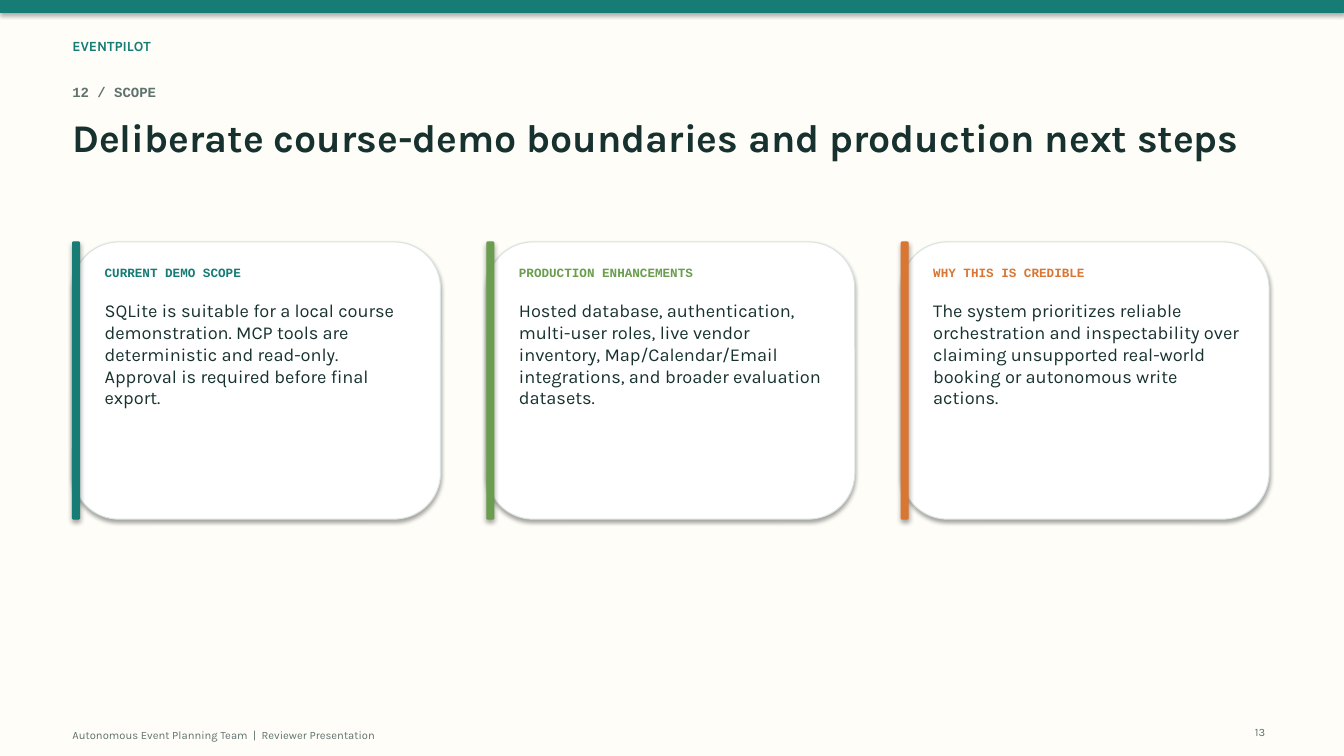
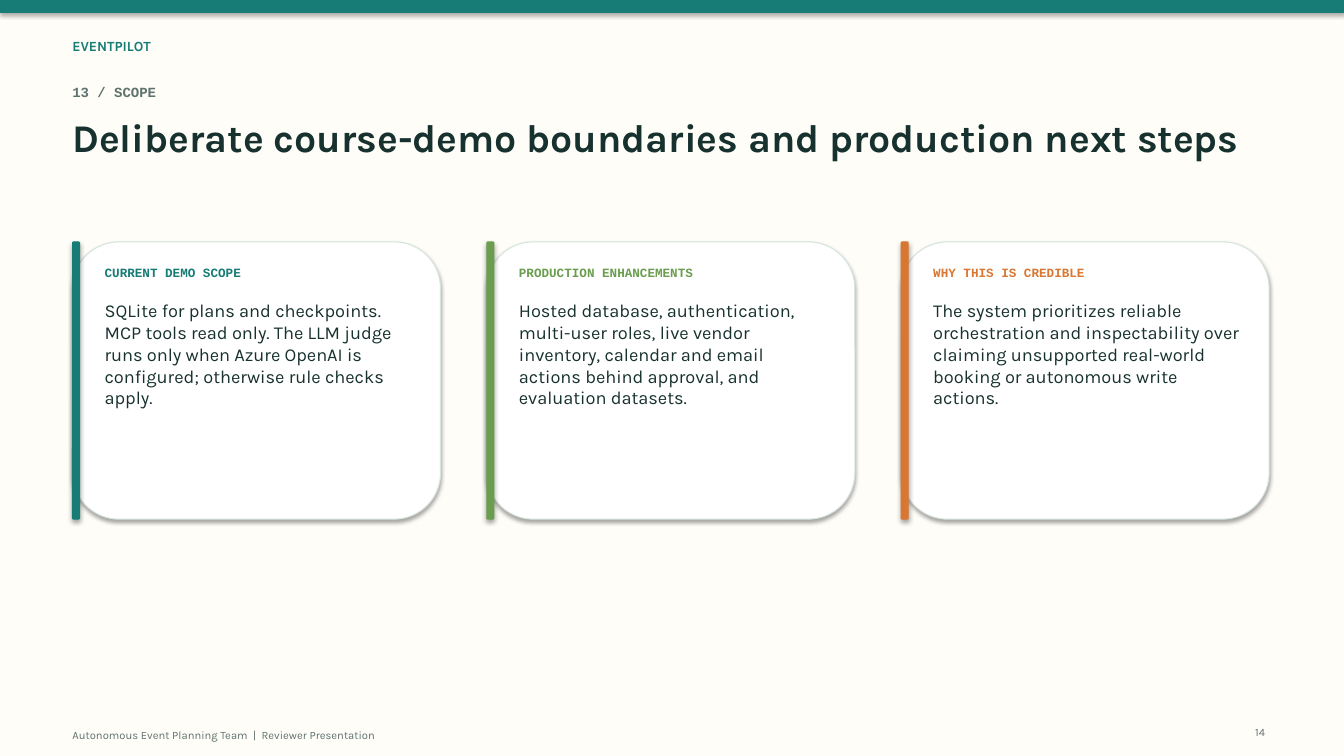
Before and after one commit to SubashNadar/event-pilot, a slide deck: slide 14 of docs/EventPilot_Reviewer_Presentation.pptx (slide 13 before the commit). Drawn at 1344x756 pixels with LibreOffice and Linux fonts; fonts in the diff are those of the drawing. Boxes give left, top, right and bottom in pixels: in the first picture for what was removed or moved away, otherwise in the second. Text is boxed around its words. In the diff, an @@ line names an element or a change of style, - is before the commit and + after.

```diff
--- a/docs/EventPilot_Reviewer_Presentation.pptx
+++ b/docs/EventPilot_Reviewer_Presentation.pptx
@@ text at <box>105,304,391,409</box>: text changed @@
-SQLite is suitable for a local course demonstration. MCP tools are deterministic and read-only. Approval is required before final export.
+SQLite for plans and checkpoints. MCP tools read only. The LLM judge runs only when Azure OpenAI is configured; otherwise rule checks apply.
@@ text at <box>519,304,795,405</box>: text changed @@
-Hosted database, authentication, multi-user roles, live vendor inventory, Map/Calendar/Email integrations, and broader evaluation datasets.
+Hosted database, authentication, multi-user roles, live vendor inventory, calendar and email actions behind approval, and evaluation datasets.
@@ text at <box>1255,729,1265,736</box>: text changed @@
-13
+14
```
Also in this commit, not shown: 6 other slides changed, 7 slides added, 6 slides removed, 27 other files.
